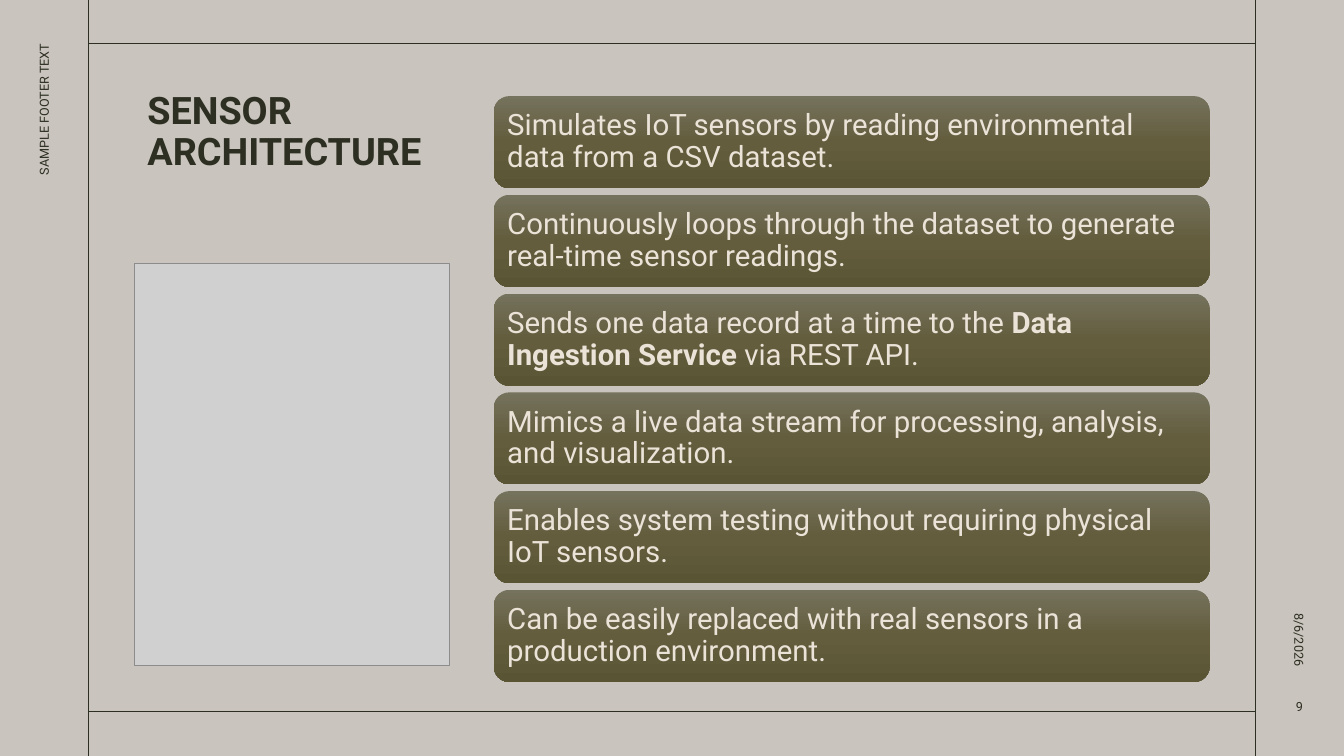
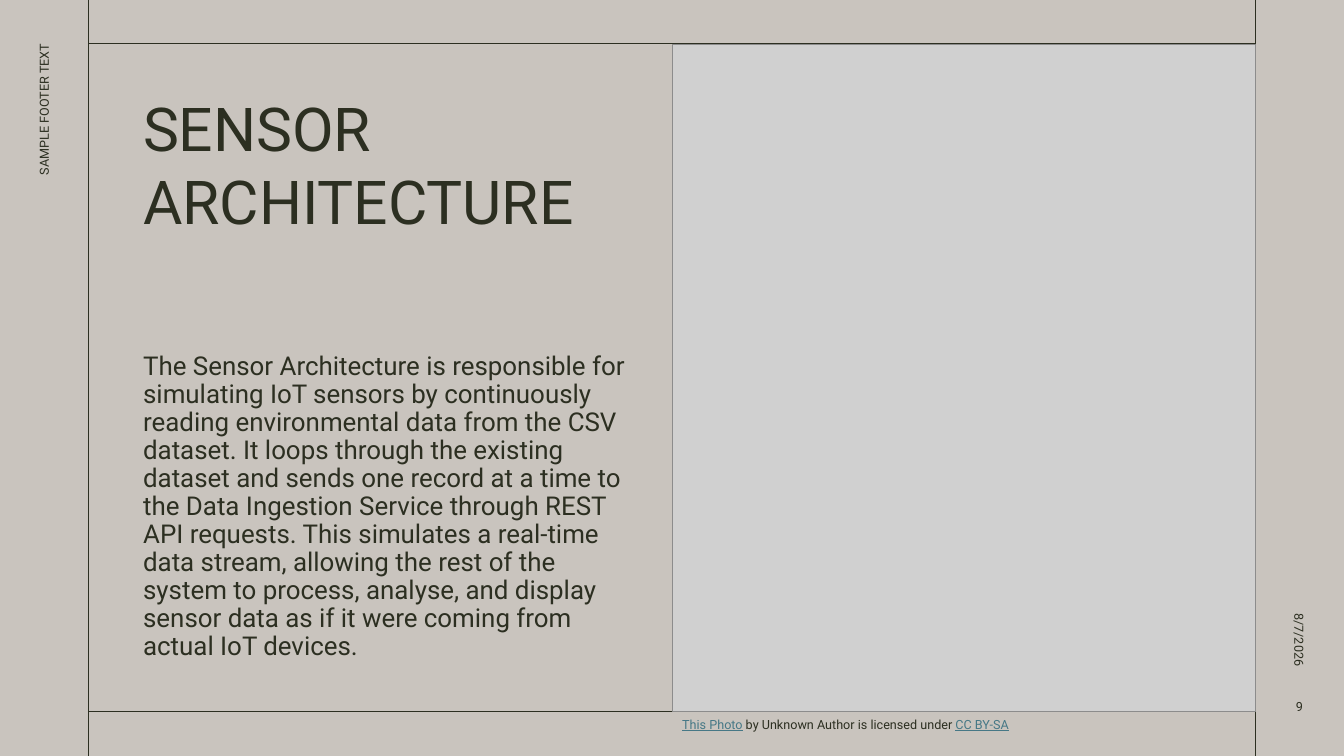
Before and after one commit to cucucumber789-svg/EGT307_T2_Bacon, a slide deck: slide 9 of EGT307 PRESENTATION.pptx. Drawn at 1344x756 pixels with LibreOffice and Linux fonts; fonts in the diff are those of the drawing; grey boxes stand for pictures. Boxes give left, top, right and bottom in pixels: in the first picture for what was removed or moved away, otherwise in the second. Text is boxed around its words. In the diff, an @@ line names an element or a change of style, - is before the commit and + after.

Commit message:
presentation update

```diff
--- a/EGT307 PRESENTATION.pptx
+++ b/EGT307 PRESENTATION.pptx
@@ line added from (673, 44) to (673, 712), #2C2F21 0.5 pt @@
@@ picture added at [673,44,1255,712] @@
@@ title "SENSOR ARCHITECTURE" at [143,107,573,225]: size 27 to 43.2 pt, bold off; line spacing 0.9 to 1 @@
@@ picture removed at [134,263,450,665] @@
@@ text added at [143,355,624,655], 18.5 pt, text #2C2F21 @@
+The Sensor Architecture is responsible for simulating IoT sensors by continuously reading environmental data from the CSV dataset. It loops through the existing dataset and sends one record at a time to the Data Ingestion Service through REST API requests. This simulates a real-time data stream, allowing the rest of the system to process, analyse, and display sensor data as if it were coming from actual IoT devices.
@@ group removed at [494,96,1210,682]: 6 rounded rectangles, 6 texts @@
-Simulates IoT sensors by reading environmental data from a CSV dataset.
-Continuously loops through the dataset to generate real-time sensor readings.
-Sends one data record at a time to the Data Ingestion Service via REST API.
-Mimics a live data stream for processing, analysis, and visualization.
-Enables system testing without requiring physical IoT sensors.
-Can be easily replaced with real sensors in a production environment.
@@ text at [1291,618,1308,665]: text changed @@
-8/6/2026
+8/7/2026
@@ text added at [682,719,1009,732], 9 pt, text #2C2F21 @@
+This Photo by Unknown Author is licensed under CC BY-SA
```
Also in this commit, not shown: 16 other slides changed, 5 other files.
